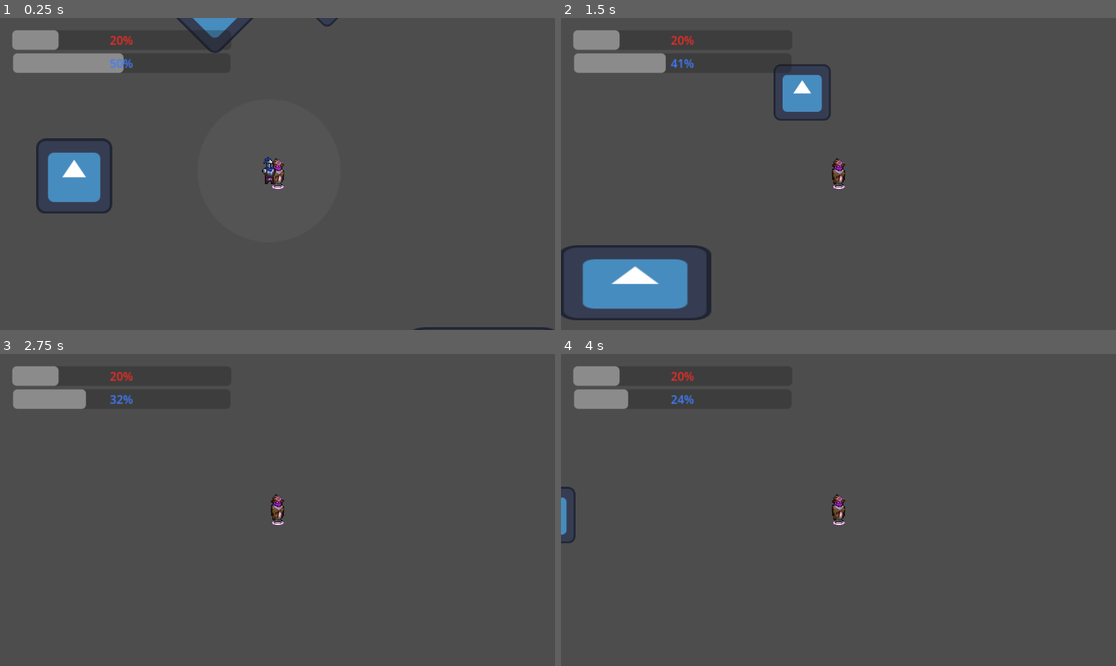
Above: before the commit, frames 1-4 (two rows, left to right).
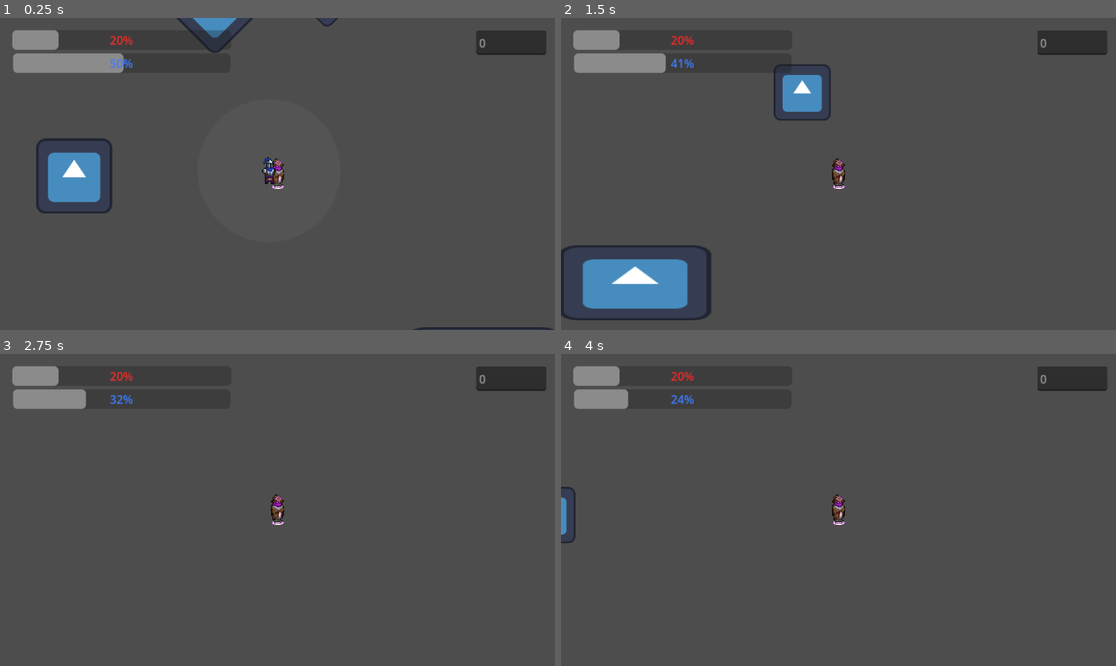
Above: after the commit, the same moments.

Repository: Edison272/freemancer
Game: Godot game, scene res://Scene/kingdom.tscn
Same seed, same stepped clock (60 frames per second), same inputs: the game is played once before the commit and once after it. The engine's default icon, where the game draws it, is replaced by a stand-in: a white triangle on a blue panel in a dark square.
Inputs:
- Up to frame 1 (0.25 s): no input
- Up to frame 2 (1.5 s): hold D (move_right) 0.53-1.28 s; tap Space (cast_spell) at 0.6, 1.35 s; hold S (move_down) from 1.28 s (still down)
- Up to frame 3 (2.75 s): release S (move_down) at 2.03 s; hold D (move_right) from 2.03 s (still down); tap Space (cast_spell) at 2.1 s
- Up to frame 4 (4 s): tap Enter at 2.75 s; release D (move_right) at 2.78 s; hold W (move_up) 2.78-3.53 s; tap Space (cast_spell) at 2.85, 3.5, 3.6 s; hold A (move_left) from 3.53 s (still down)

The runs differ from the first frame. In frame 1, 1.0% of the frame differs, in the area x 85-99%, y 4-12%; in frame 2, 1.0%; in frame 3, 1.0%; in frame 4, 1.0%.

Commit message:
Added new object derivative scenes for job system

Diff:
--- /dev/null
+++ b/Jobs/DeliveryJob.gd
@@ -0,0 +1 @@
+extends StaticBody2D
--- /dev/null
+++ b/Jobs/JobManager.gd
@@ -0,0 +1 @@
+extends Node
--- a/Player/player.gd
+++ b/Player/player.gd
@@ -12,6 +12,8 @@
 
 const BASE_SPEED = 400
 var speed = BASE_SPEED
+
+var money = 0;
 
 # Called when the node enters the scene tree for the first time.
 func _ready() -> void:
--- a/Player/player.tscn
+++ b/Player/player.tscn
@@ -33,3 +33,11 @@
 offset_right = -65.0
 offset_bottom = -140.0
 theme_override_colors/font_color = Color(0.24822837, 0.49321663, 1, 1)
+
+[node name="money" type="TextEdit" parent="."]
+layout_direction = 2
+offset_left = 275.0
+offset_top = -199.0
+offset_right = 372.0
+offset_bottom = -165.0
+placeholder_text = "0"
--- /dev/null
+++ b/Scene/Destination.tscn
@@ -0,0 +1,10 @@
+[gd_scene load_steps=3 format=3 uid="uid://dy0amx4r6ijjx"]
+
+[ext_resource type="PackedScene" uid="uid://bxgjn72tktmvb" path="res://Scene/object.tscn" id="1_te5au"]
+[ext_resource type="Texture2D" uid="uid://b6c7bcm23kkfa" path="res://Sprites/FireFighter.png" id="2_3igyw"]
+
+[node name="Object" instance=ExtResource("1_te5au")]
+scale = Vector2(1.25, 1.25)
+
+[node name="Sprite2D" parent="." index="0"]
+texture = ExtResource("2_3igyw")
--- /dev/null
+++ b/Scene/Package.tscn
@@ -0,0 +1,16 @@
+[gd_scene load_steps=4 format=3 uid="uid://cng8476whurvv"]
+
+[ext_resource type="PackedScene" uid="uid://bxgjn72tktmvb" path="res://Scene/object.tscn" id="1_8ju2s"]
+[ext_resource type="Texture2D" uid="uid://dh8gp6dr414x8" path="res://Sprites/Circle.png" id="2_ysmlf"]
+
+[sub_resource type="CircleShape2D" id="CircleShape2D_60ttr"]
+radius = 52.87929
+
+[node name="Object" instance=ExtResource("1_8ju2s")]
+scale = Vector2(0.2, 0.2)
+
+[node name="Sprite2D" parent="." index="0"]
+texture = ExtResource("2_ysmlf")
+
+[node name="CollisionShape2D" parent="." index="1"]
+shape = SubResource("CircleShape2D_60ttr")
--- a/Scene/kingdom.tscn
+++ b/Scene/kingdom.tscn
@@ -1,8 +1,9 @@
-[gd_scene load_steps=4 format=3 uid="uid://c7bacjjn5swko"]
+[gd_scene load_steps=5 format=3 uid="uid://c7bacjjn5swko"]
 
 [ext_resource type="PackedScene" uid="uid://7ob5lh5ro8xi" path="res://Player/player.tscn" id="1_6o4hl"]
 [ext_resource type="PackedScene" uid="uid://biochcbwnh7t7" path="res://Cop/cop.tscn" id="2_7y03x"]
-[ext_resource type="PackedScene" path="res://Scene/object.tscn" id="3_7y03x"]
+[ext_resource type="PackedScene" uid="uid://bxgjn72tktmvb" path="res://Scene/object.tscn" id="3_7y03x"]
+[ext_resource type="Script" uid="uid://dwsfriwlm5xcy" path="res://Jobs/DeliveryJob.gd" id="4_mdwgd"]
 
 [node name="map" type="Node2D"]
 
@@ -16,6 +17,7 @@
 z_index = -5
 position = Vector2(-282, 1)
 scale = Vector2(2, 2)
+script = ExtResource("4_mdwgd")
 
 [node name="Object2" parent="Objects" instance=ExtResource("3_7y03x")]
 z_index = -5
--- a/Scene/object.tscn
+++ b/Scene/object.tscn
@@ -2,8 +2,7 @@
 
 [ext_resource type="Texture2D" uid="uid://5rtoy7ffekuc" path="res://icon.svg" id="1_l2ofb"]
 
-[sub_resource type="RectangleShape2D" id="RectangleShape2D_3xuqs"]
-size = Vector2(60, 59)
+[sub_resource type="RectangleShape2D" id="RectangleShape2D_1cphs"]
 
 [node name="Object" type="StaticBody2D"]
 
@@ -14,4 +13,4 @@
 
 [node name="CollisionShape2D" type="CollisionShape2D" parent="."]
 position = Vector2(0.31253052, 0.5000019)
-shape = SubResource("RectangleShape2D_3xuqs")
+shape = SubResource("RectangleShape2D_1cphs")
Not shown, added: Jobs/DeliveryJob.gd.uid
Not shown, added: Jobs/JobManager.gd.uid
